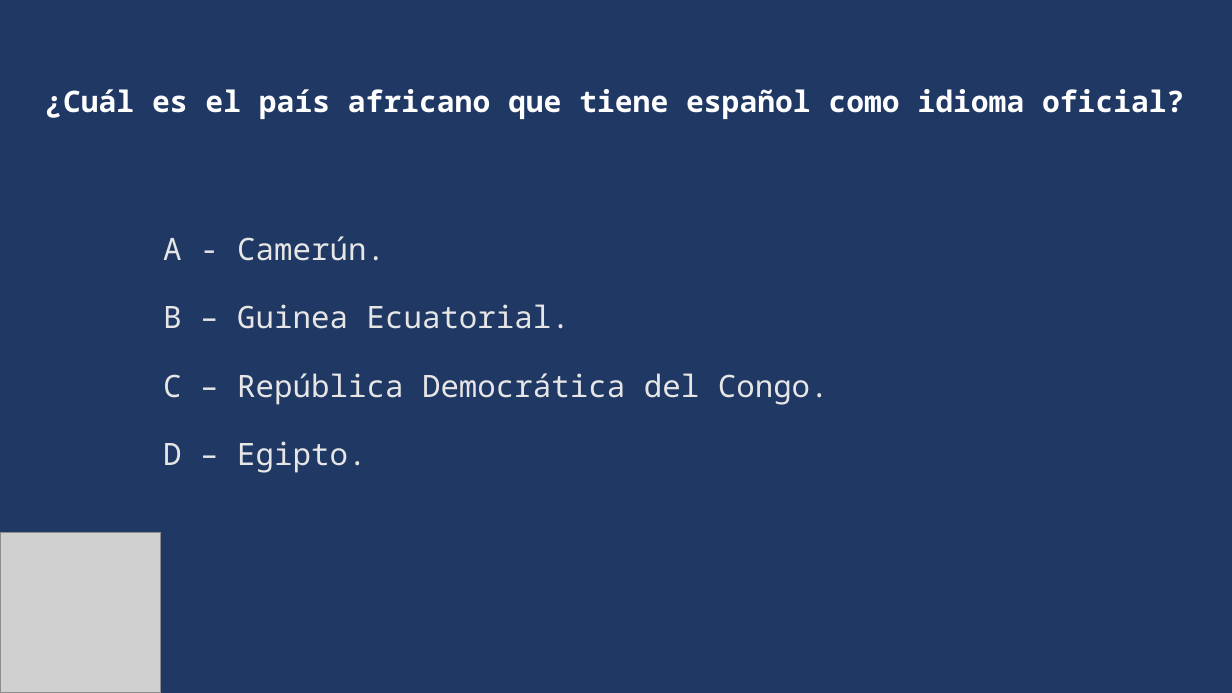
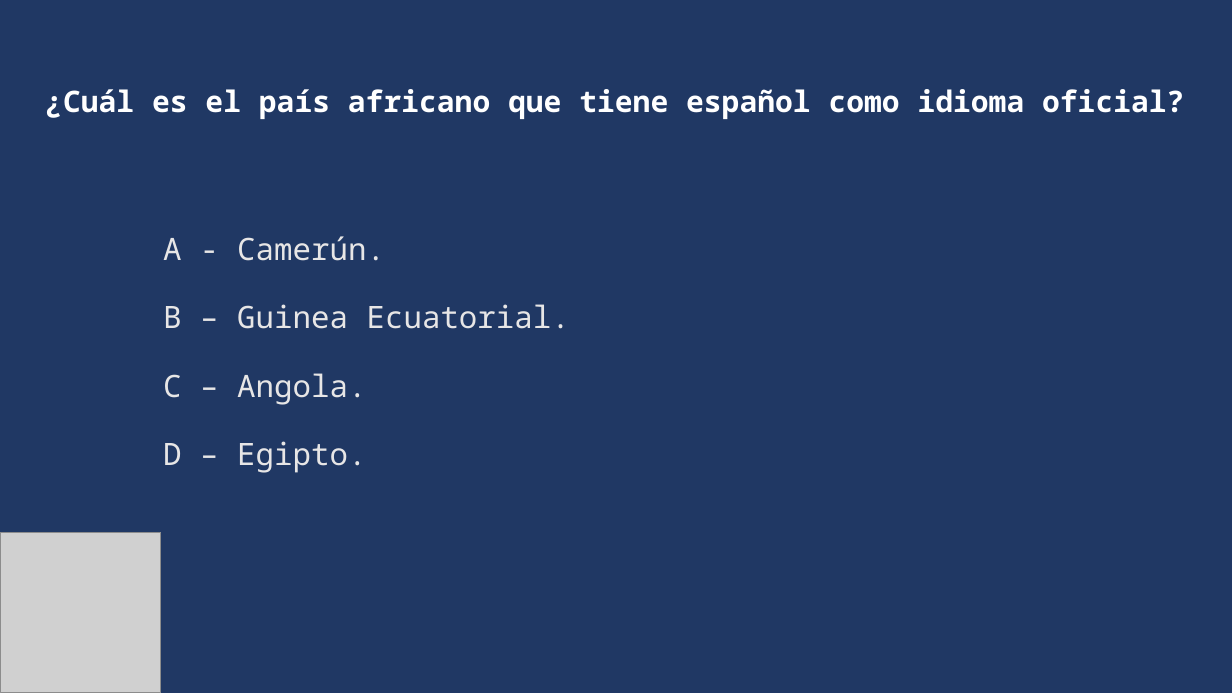
Before and after one commit to Ariel-GonzAguer/clubCodigo-Community, a slide deck: slide 19 of Código_Club_eventoInaugural-Presentación_PPT.pptx. Drawn at 1232x693 pixels with LibreOffice and Linux fonts; fonts in the diff are those of the drawing; grey boxes stand for pictures. Boxes give left, top, right and bottom in pixels: in the first picture for what was removed or moved away, otherwise in the second. Text is boxed around its words. In the diff, an @@ line names an element or a change of style, - is before the commit and + after.

```diff
--- a/Código_Club_eventoInaugural-Presentación_PPT.pptx
+++ b/Código_Club_eventoInaugural-Presentación_PPT.pptx
@@ subtitle at [163,373,366,405]: text changed @@
-C – República Democrática del Congo.
+C – Angola.
```
Also in this commit, not shown: 7 other slides changed, 5 slides added, 2 slides removed, 2 other files.
